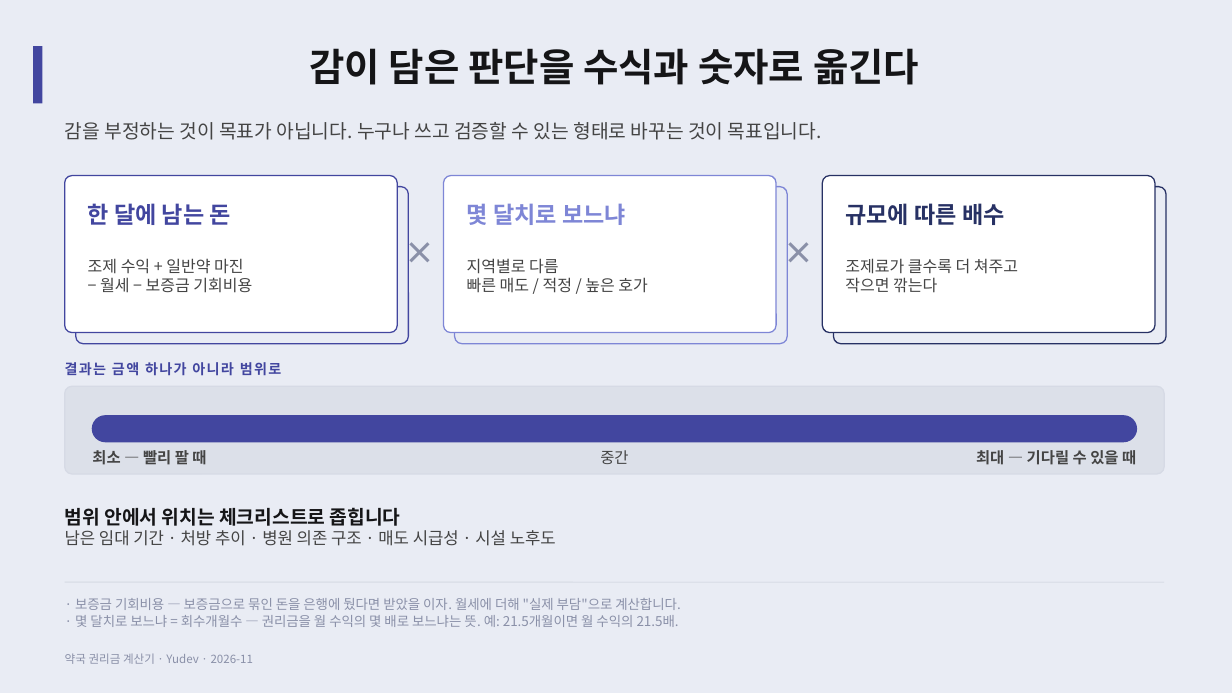
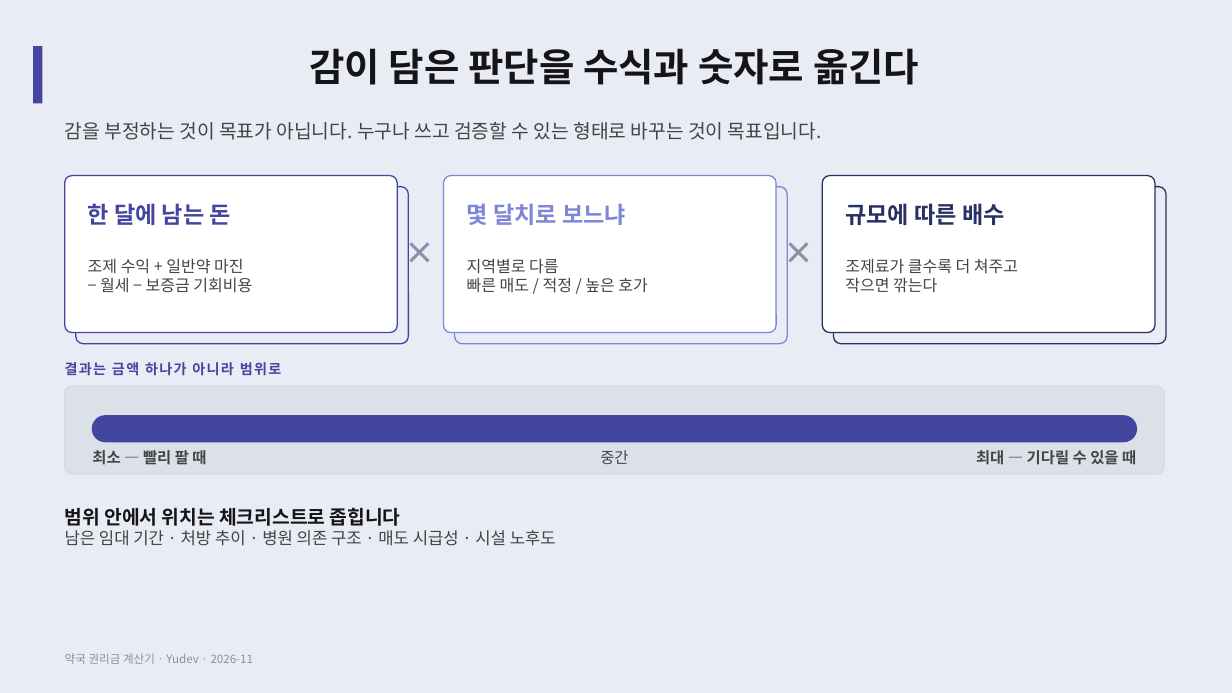
Before and after one commit to YUSEONCHUN/calculating, a slide deck: slide 5 of doc/slides/권리금계산기_프로젝트.pptx. Drawn at 1232x693 pixels with LibreOffice and Linux fonts; fonts in the diff are those of the drawing. Boxes give left, top, right and bottom in pixels: in the first picture for what was removed or moved away, otherwise in the second. Text is boxed around its words. In the diff, an @@ line names an element or a change of style, - is before the commit and + after.

```diff
--- a/doc/slides/권리금계산기_프로젝트.pptx
+++ b/doc/slides/권리금계산기_프로젝트.pptx
@@ text removed at [75,598,680,627] @@
-· 보증금 기회비용 — 보증금으로 묶인 돈을 은행에 뒀다면 받았을 이자. 월세에 더해 "실제 부담"으로 계산합니다.
-· 몇 달치로 보느냐 = 회수개월수 — 권리금을 월 수익의 몇 배로 보느냐는 뜻. 예: 21.5개월이면 월 수익의 21.5배.
```
Also in this commit, not shown: 13 other slides changed, 2 other files.
